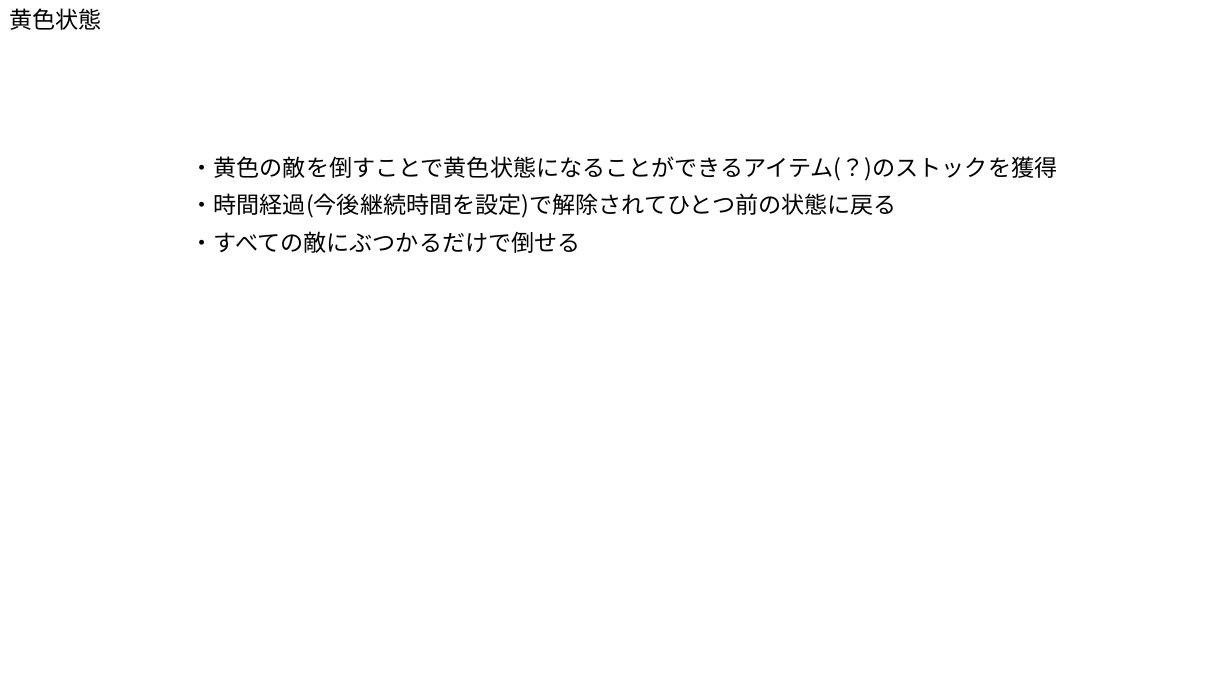
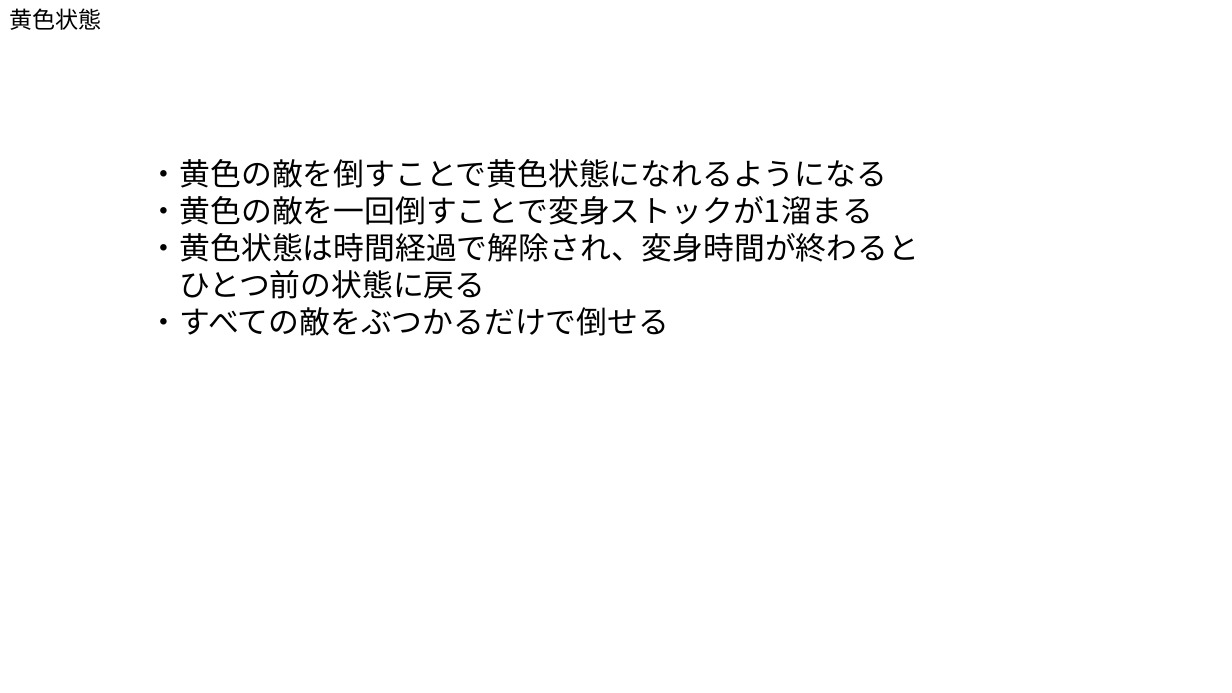
Before and after one commit to Akiyoshi-2/GameProbuctionPractice1, a slide deck: slide 4 of 仕様書/プレイヤー.pptx. Drawn at 1232x693 pixels with LibreOffice and Linux fonts; fonts in the diff are those of the drawing. Boxes give left, top, right and bottom in pixels: in the first picture for what was removed or moved away, otherwise in the second. Text is boxed around its words. In the diff, an @@ line names an element or a change of style, - is before the commit and + after.

```diff
--- a/仕様書/プレイヤー.pptx
+++ b/仕様書/プレイヤー.pptx
@@ text at [149, 159, 919, 336]: text changed; size 18 to 24 pt @@
-・黄色の敵を倒すことで黄色状態になることができるアイテム(？)のストックを獲得
+・黄色の敵を倒すことで黄色状態になれるようになる
+・黄色の敵を一回倒すことで変身ストックが1溜まる
+・黄色状態は時間経過で解除され、変身時間が終わると
+ひとつ前の状態に戻る
+・すべての敵をぶつかるだけで倒せる
@@ text removed at [191, 193, 897, 218] @@
-・時間経過(今後継続時間を設定)で解除されてひとつ前の状態に戻る
@@ text removed at [191, 231, 581, 253] @@
-・すべての敵にぶつかるだけで倒せる
```
Also in this commit, not shown: 3 other slides changed.
